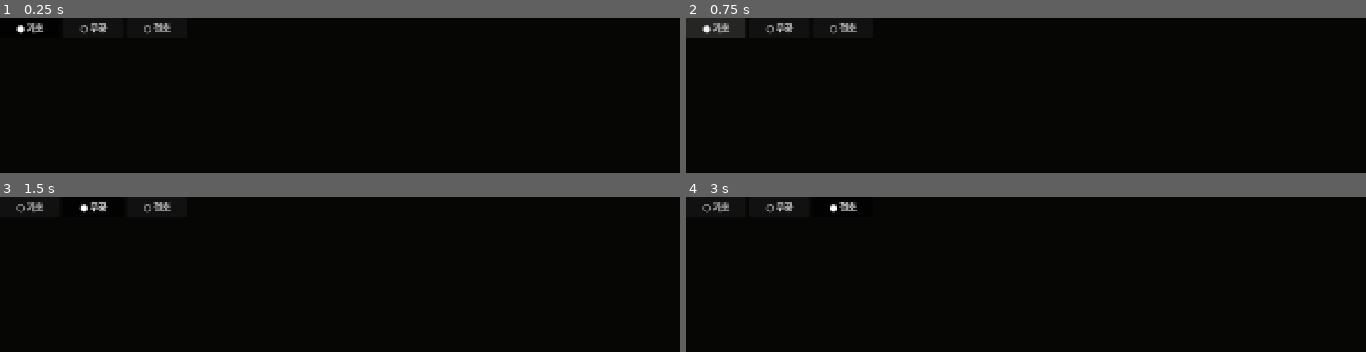
Above: before the commit, frames 1-4 (two rows, left to right).
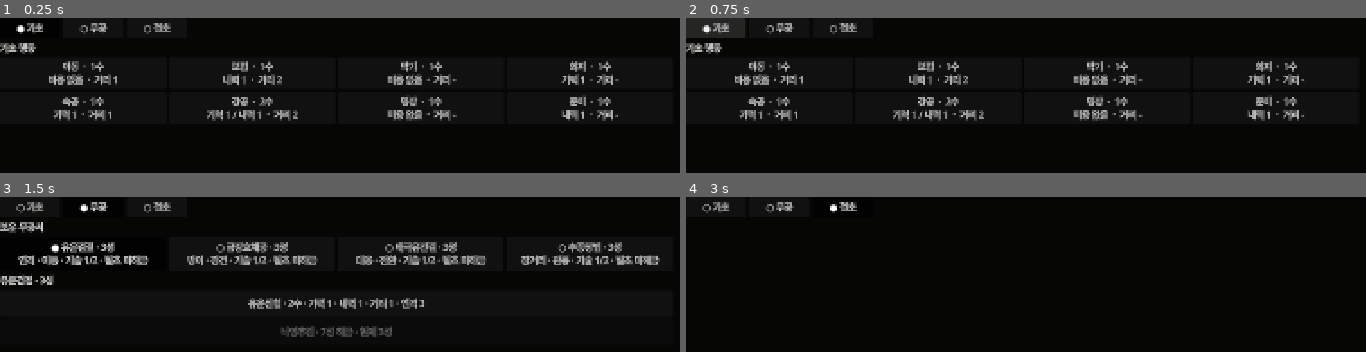
Above: after the commit, the same moments.

Repository: alsdmlals4-eng/Ten-Paces-Hidden-Moves
Game: Godot game, scene res://scenes/ui/action_selection/action_selection_dock.tscn
Two runs of this game, one before a commit and one after it. Both use one fixed random seed, a clock stepped at 60 frames per second and the inputs below. This scene is started directly instead of the project's main scene.
Inputs:
- Up to frame 1 (0.25 s): no input
- Up to frame 2 (0.75 s): click "● 기초" at 0.5 s
- Up to frame 3 (1.5 s): click "○ 무공" at 1.25 s
- Up to frame 4 (3 s): click "○ 기초" at 2 s; click "○ 절초" at 2.75 s

The runs differ from the first frame. In frame 1, 5.0% of the frame differs, in the area x 0-91%, y 16-67%; in frame 2, 5.0%; in frame 3, 8.0%, in the area x 0-98%, y 16-91%; in frame 4, nothing differs.

Commit message:
feat: wire basic and martial source panels

Diff:
--- a/src/ui/action_selection/action_selection_dock.gd
+++ b/src/ui/action_selection/action_selection_dock.gd
@@ -8,6 +8,8 @@
 
 const SOURCES := ["basic", "martial", "ultimate"]
 const LOCKED_STATES := ["targeting", "committed", "resolving", "presenting_result", "review"]
+const BASIC_PANEL_SCENE := preload("res://scenes/ui/action_selection/basic_action_panel.tscn")
+const MARTIAL_PANEL_SCENE := preload("res://scenes/ui/action_selection/martial_action_panel.tscn")
 
 @onready var basic_tab: Button = %BasicTab
 @onready var martial_tab: Button = %MartialTab
@@ -19,11 +21,14 @@
 var interaction_state := "planning"
 var runtime_context: Dictionary = {}
 var switching_enabled := true
+var basic_panel: BasicActionPanel
+var martial_panel: MartialActionPanel
 
 func _ready() -> void:
     basic_tab.pressed.connect(func(): set_active_source("basic"))
     martial_tab.pressed.connect(func(): set_active_source("martial"))
     ultimate_tab.pressed.connect(func(): set_active_source("ultimate"))
+    _build_source_panels()
     _apply_state()
 
 func set_active_source(source: String) -> void:
@@ -31,6 +36,7 @@
         return
     active_source = source
     _refresh_tabs()
+    _refresh_source_content()
     source_changed.emit(active_source)
 
 func set_interaction_state(state: String) -> void:
@@ -67,8 +73,33 @@
         "switching_enabled": switching_enabled,
         "content_host_ready": is_instance_valid(content_host),
         "detail_host_ready": is_instance_valid(detail_host),
+        "basic_panel_ready": is_instance_valid(basic_panel),
+        "martial_panel_ready": is_instance_valid(martial_panel),
+        "selected_manual_id": martial_panel.get_selected_manual_id() if is_instance_valid(martial_panel) else "",
         "runtime_context": runtime_context.duplicate(true)
     }
+
+func _build_source_panels() -> void:
+    basic_panel = BASIC_PANEL_SCENE.instantiate() as BasicActionPanel
+    basic_panel.name = "BasicActionPanel"
+    _fill_host(basic_panel)
+    content_host.add_child(basic_panel)
+    basic_panel.action_selected.connect(request_action)
+    basic_panel.detail_requested.connect(request_detail)
+    basic_panel.detail_cleared.connect(clear_detail)
+
+    martial_panel = MARTIAL_PANEL_SCENE.instantiate() as MartialActionPanel
+    martial_panel.name = "MartialActionPanel"
+    _fill_host(martial_panel)
+    content_host.add_child(martial_panel)
+    martial_panel.technique_selected.connect(request_action)
+    martial_panel.detail_requested.connect(request_detail)
+    martial_panel.detail_cleared.connect(clear_detail)
+
+func _fill_host(panel: Control) -> void:
+    panel.set_anchors_and_offsets_preset(Control.PRESET_FULL_RECT)
+    panel.grow_horizontal = Control.GROW_DIRECTION_BOTH
+    panel.grow_vertical = Control.GROW_DIRECTION_BOTH
 
 func _apply_state() -> void:
     if not is_node_ready():
@@ -76,7 +107,12 @@
     basic_tab.disabled = not switching_enabled
     martial_tab.disabled = not switching_enabled
     ultimate_tab.disabled = not switching_enabled
+    if is_instance_valid(basic_panel):
+        basic_panel.set_interaction_enabled(switching_enabled)
+    if is_instance_valid(martial_panel):
+        martial_panel.set_interaction_enabled(switching_enabled)
     _refresh_tabs()
+    _refresh_source_content()
     set_meta("active_source", active_source)
     set_meta("interaction_state", interaction_state)
     set_meta("switching_enabled", switching_enabled)
@@ -89,6 +125,13 @@
     _set_tab_state(ultimate_tab, "ultimate", "절초")
     set_meta("active_source", active_source)
 
+func _refresh_source_content() -> void:
+    if is_instance_valid(basic_panel):
+        basic_panel.visible = active_source == "basic"
+    if is_instance_valid(martial_panel):
+        martial_panel.visible = active_source == "martial"
+    set_meta("visible_source", active_source)
+
 func _set_tab_state(button: Button, source: String, label: String) -> void:
     var selected := active_source == source
     button.button_pressed = selected
